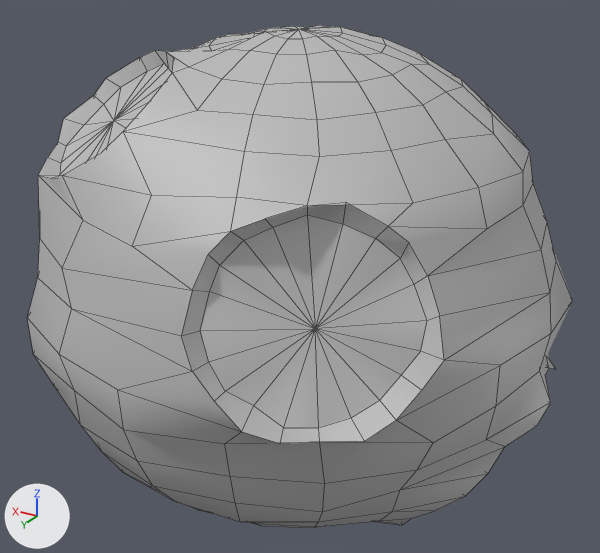
Before and after pictures for a commit that changed the FBX model Assets/Resources/Models/SM_Meteor.fbx.
The view is the same before and after, from a camera (50 mm lens) standing at (-0.513, 0.852, 0.424) and looking at (-0.003, 0.001, -0.001). The axes (+X, +Y, +Z) are drawn at lower left. The lights are the same throughout. Mesh edges are drawn as thin lines. Where no turn or scale is listed for an object, it has been applied to the vertices.

Names of what the first picture shows: 'SM_Meteor'.
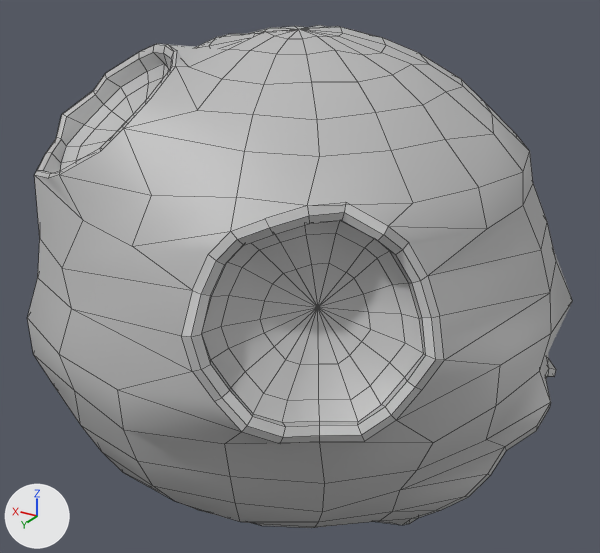
Commit message: update meteor with emissives

Scene script edits in JSON lines:
```json
{"block": "me_mesh", "where": "# used by ob_sm_meteor; location = (0.0, 0.0, 0.0)"}
{"op": "remove", "block": "me_mesh", "code": "me_mesh.from_pydata(...)  # 479 vertices, 549 faces; spans x -0.337..0.341, y -0.33..0.34, z -0.308..0.309"}
{"op": "add", "block": "me_mesh", "code": "me_mesh.from_pydata(...)  # 839 vertices, 909 faces; spans x -0.337..0.341, y -0.333..0.34, z -0.308..0.309"}
{"block": "me_mesh", "change": "me_mesh part 1: 24 vertices moved from x -0.301..-0.134, y -0.169..0.102, z -0.286..-0.09 to x -0.336..-0.148, y -0.181..0.102, z -0.299..-0.086; 1 vertex removed from x -0.215, y -0.034, z -0.185; 97 vertices added at x -0.326..-0.129, y -0.172..0.096, z -0.288..-0.073"}
{"block": "me_mesh", "change": "me_mesh part 2: 20 vertices moved from x -0.257..-0.077, y 0.183..0.314, z -0.015..0.172 to x -0.276..-0.083, y 0.191..0.332, z -0.017..0.182; 1 vertex removed from x -0.166, y 0.244, z 0.07; 81 vertices added at x -0.266..-0.081, y 0.18..0.323, z -0.013..0.173"}
{"block": "me_mesh", "change": "me_mesh part 3: 17 vertices removed from x 0.05..0.233, y 0.091..0.271, z 0.166..0.289; 81 vertices added at x 0.046..0.238, y 0.087..0.276, z 0.166..0.297"}
```

What differs and where, as boxes [x1, y1, x2, y2] in the pictures (600 x 553 px):
```json
{"part": 1, "of": "me_mesh", "change": "built on", "after": [403, 368, 556, 525]}
{"part": 2, "of": "me_mesh", "change": "built on", "before": [181, 204, 444, 444], "after": [181, 204, 444, 444]}
{"part": 3, "of": "me_mesh", "change": "built on", "before": [38, 46, 253, 267], "after": [34, 44, 253, 267]}
```
